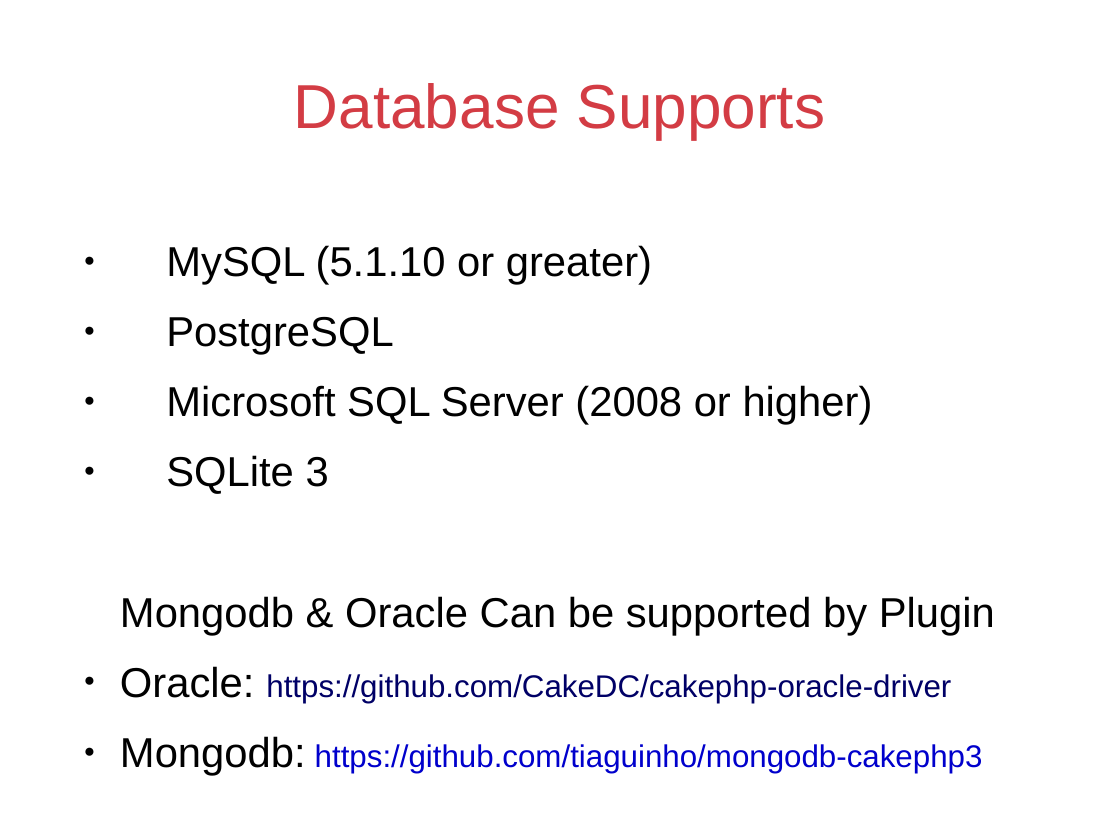
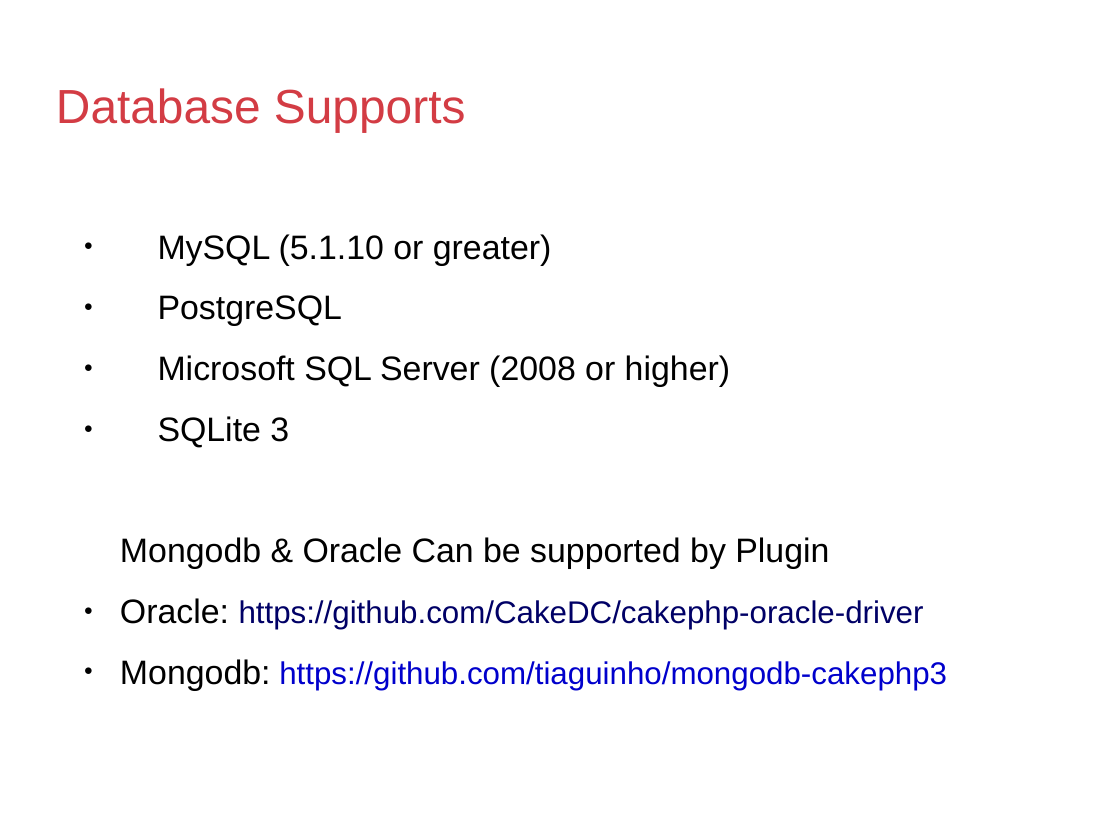
Before and after one commit to ziyed/CakePHP3.5-Session, a slide deck: slide 5 of cakephp3.5.odp. Drawn at 1120x840 pixels with LibreOffice and Linux fonts; fonts in the diff are those of the drawing; background and template pictures are left out. Boxes give left, top, right and bottom in pixels: in the first picture for what was removed or moved away, otherwise in the second. Text is boxed around its words. In the diff, an @@ line names an element or a change of style, - is before the commit and + after.

```diff
--- a/cakephp3.5.odp
+++ b/cakephp3.5.odp
@@ title "Database Supports" moved from (x1=294, y1=83, x2=825, y2=139) to (x1=56, y1=88, x2=465, y2=132) @@
@@ title "Database Supports" at (x1=56, y1=88, x2=465, y2=132): size 44 to 33.9 pt; alignment centre to left @@
@@ text "MySQL (5.1.10 or greater)" at (x1=120, y1=234, x2=947, y2=691): size 29.6 to 24.1 pt in "MySQL (5.1.10 or greater)", "PostgreSQL", "Microsoft SQL Server (2008 or higher)", "SQLite 3" and 3 more places @@
```
Also in this commit, not shown: 6 other slides changed, 2 slides added, 11 other files.
